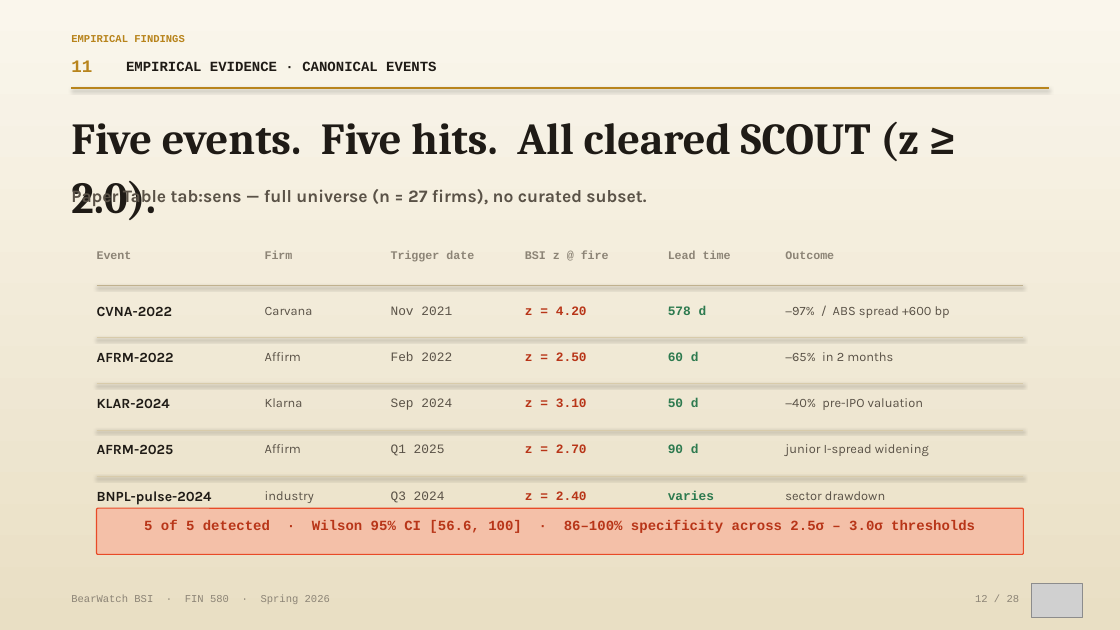
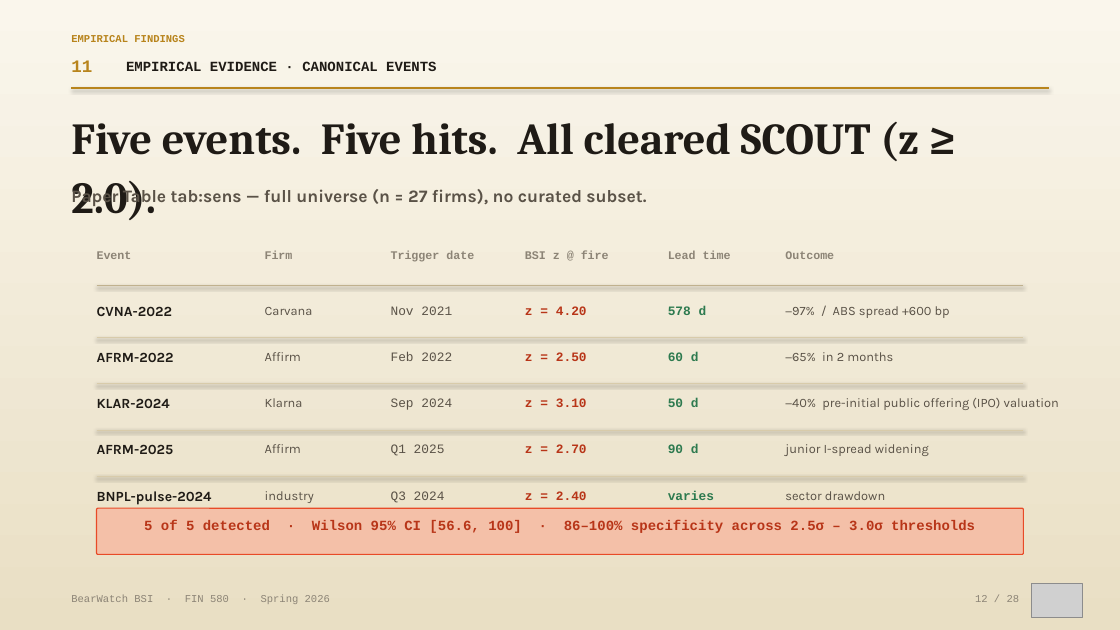
Before and after one commit to vermasidd1502/bnpl-trap, a slide deck: slide 12 of presentation/BearWatch_Research_Deck_FINAL.pptx. Drawn at 1120x630 pixels with LibreOffice and Linux fonts; fonts in the diff are those of the drawing; grey boxes stand for pictures. Boxes give left, top, right and bottom in pixels: in the first picture for what was removed or moved away, otherwise in the second. Text is boxed around its words. In the diff, an @@ line names an element or a change of style, - is before the commit and + after.

```diff
--- a/presentation/BearWatch_Research_Deck_FINAL.pptx
+++ b/presentation/BearWatch_Research_Deck_FINAL.pptx
@@ text at [785,398,1059,410]: text changed @@
-−40% pre-IPO valuation
+−40% pre-initial public offering (IPO) valuation
```
Also in this commit, not shown: 10 other slides changed, 1 other file.
